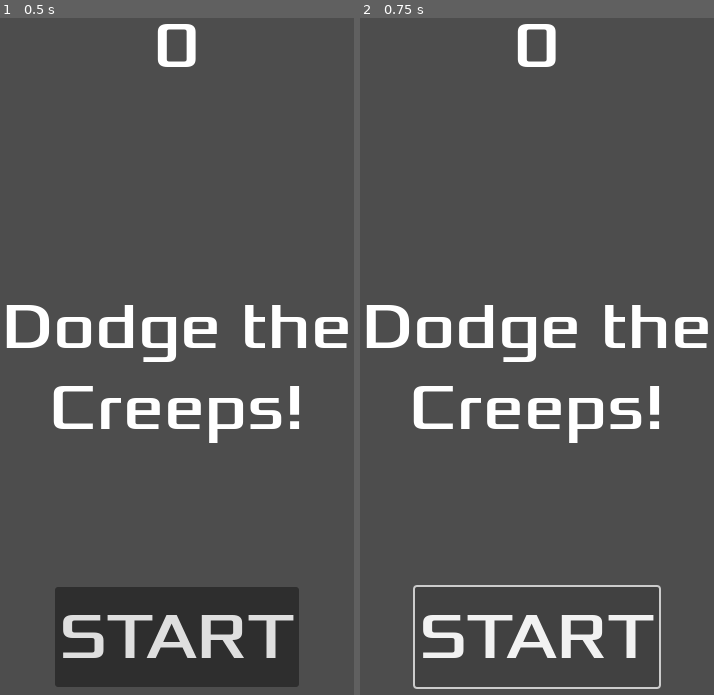
Above: before the commit, frames 1-2 (left to right).
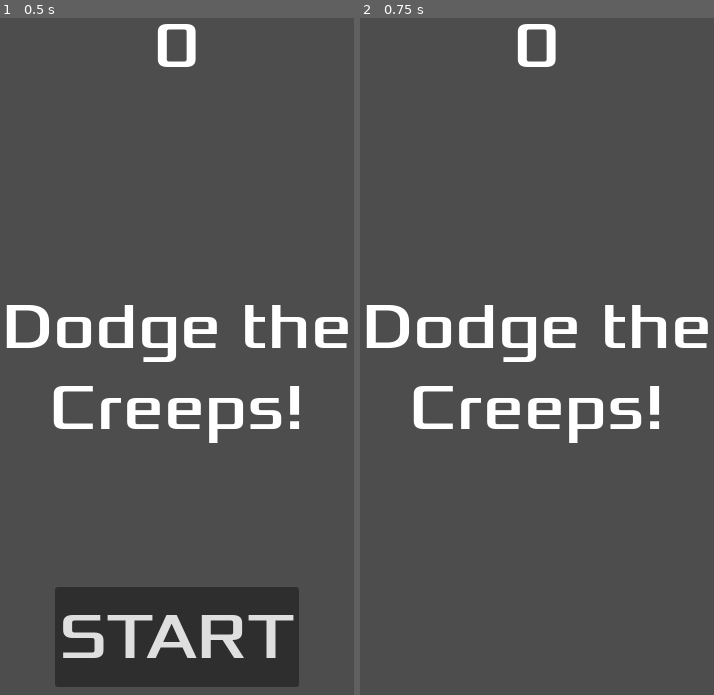
Above: after the commit, the same moments.

Repository: burmesepotato/first-2d-game
Game: Godot game, scene res://hud.tscn
Two runs of this game, one before a commit and one after it. Both use one fixed random seed, a clock stepped at 60 frames per second and the inputs below. This scene is started directly instead of the project's main scene.
Inputs:
- Up to frame 1 (0.5 s): no input
- Up to frame 2 (0.75 s): click "START" at 0.5 s

Frame 1 is identical in both runs. In frame 2, 2.3% of the frame differs, in the area x 14-86%, y 83-100%.

Commit message:
Handle message, score, start button in HUD

Diff:
--- a/hud.tscn
+++ b/hud.tscn
@@ -1,8 +1,10 @@
-[gd_scene load_steps=2 format=3 uid="uid://5gvpb0pliyx4"]
+[gd_scene load_steps=3 format=3 uid="uid://5gvpb0pliyx4"]
 
 [ext_resource type="FontFile" uid="uid://cg632d0lqqgp6" path="res://fonts/Xolonium-Regular.ttf" id="1_37p78"]
+[ext_resource type="Script" uid="uid://dqjii2hmwogsp" path="res://scripts/hud.gd" id="1_64ctp"]
 
 [node name="HUD" type="CanvasLayer"]
+script = ExtResource("1_64ctp")
 
 [node name="ScoreLabel" type="Label" parent="."]
 anchors_preset = 5
@@ -56,3 +58,6 @@
 [node name="MessageTimer" type="Timer" parent="."]
 wait_time = 2.0
 one_shot = true
+
+[connection signal="pressed" from="StartButton" to="." method="_on_start_button_pressed"]
+[connection signal="timeout" from="MessageTimer" to="." method="_on_message_timer_timeout"]
--- /dev/null
+++ b/scripts/hud.gd
@@ -0,0 +1,32 @@
+extends CanvasLayer
+
+# Custom signal to notify Main node that button been pressed
+signal start_game
+
+func show_message(text):
+	$Message.text = text
+	$Message.show()
+	$MessageTimer.start()
+
+func _on_message_timer_timeout() -> void:
+	$Message.hide()
+
+func show_game_over():
+	show_message("Game Over")
+
+	# Wait until the MessageTimer has counted down.
+	await $MessageTimer.timeout
+
+	$Message.text = "Dodge the Creeps!"
+	$Message.show()
+
+	# Make a one-shot timer and wait for it to finish.
+	await get_tree().create_timer(1.0).timeout
+	$StartButton.show()
+
+func update_score(score):
+	$ScoreLabel.text = str(score)
+
+func _on_start_button_pressed() -> void:
+	$StartButton.hide()
+	start_game.emit()
Not shown, added: scripts/hud.gd.uid
